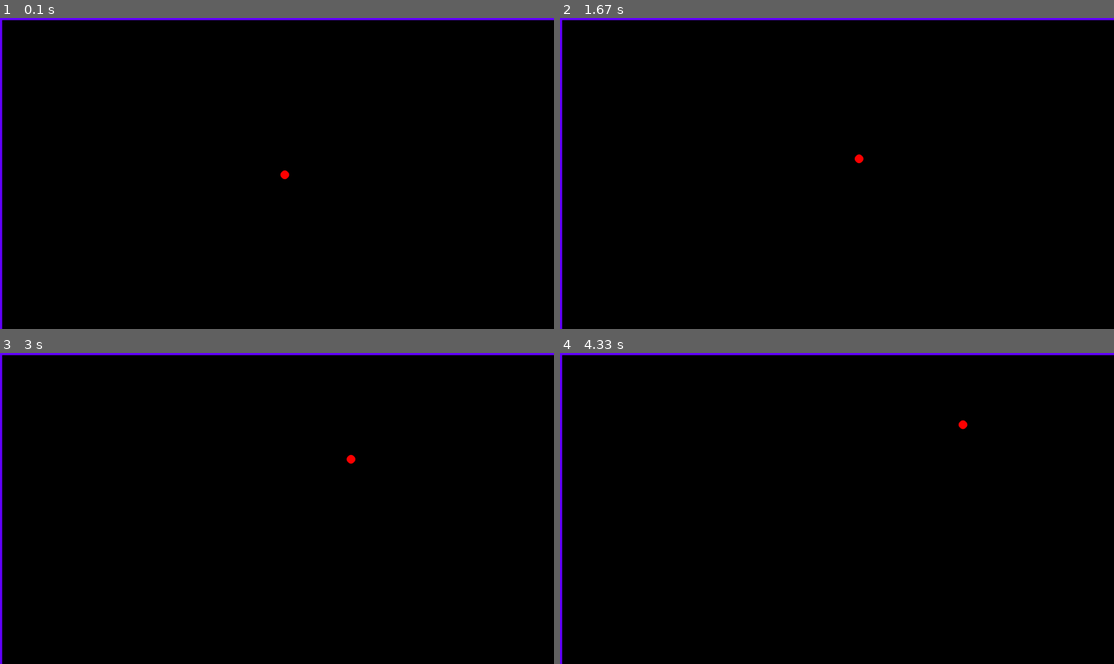
Above: before the commit, frames 1-4 (two rows, left to right).
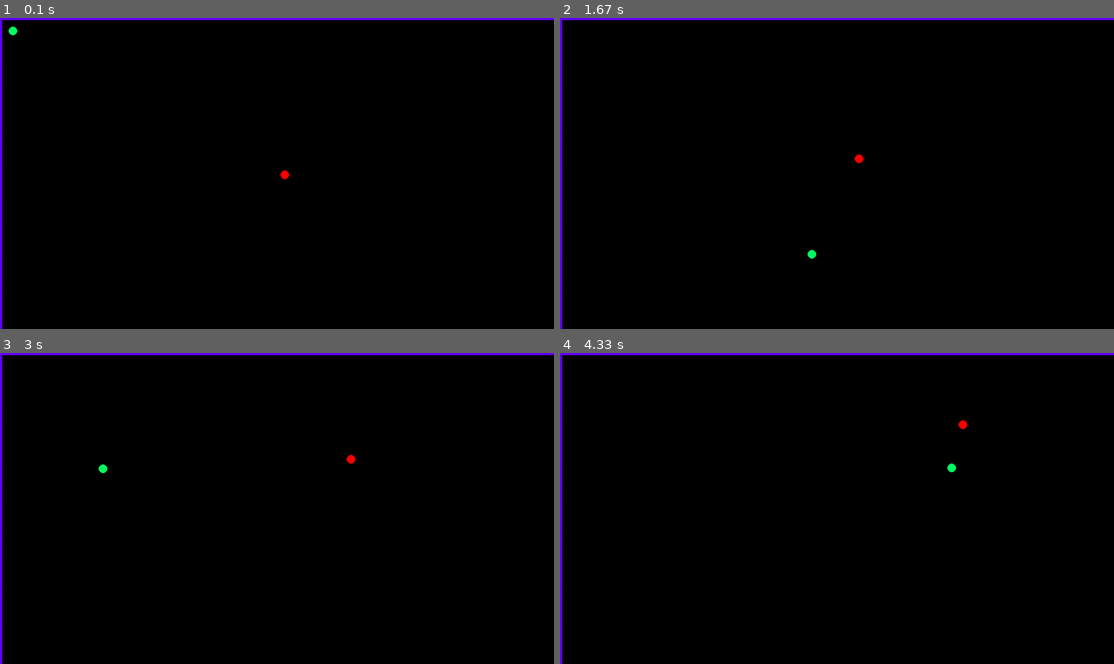
Above: after the commit, the same moments.

Repository: Freeroed/PythonSchoolProjects
Game: pygame game, started from PyGame/Pong.py
Two runs of this game, one before a commit and one after it. Both use one fixed random seed, a clock stepped at 60 frames per second and the inputs below.
Inputs (mouse positions are in pixels of both pictures, inside the frame that each line leads up to):
- Up to frame 1 (0.1 s): no input
- Up to frame 2 (1.67 s): press the mouse at (704, 176) at 0.37 s; move the mouse to (798, 207) at 0.47 s; release the mouse at (892, 241) at 0.6 s; tap Space at 0.73, 1.03 s; click (665, 126) at 0.75 s; click (692, 58) at 1.22 s; click (809, 254) at 1.55 s
- Up to frame 3 (3 s): click (487, 626) at 1.88 s; click (387, 483) at 2.22 s; click (448, 502) at 2.55 s; click (105, 468) at 2.88 s
- Up to frame 4 (4.33 s): click (958, 430) at 3.22 s; click (676, 489) at 3.55 s; click (715, 483) at 3.88 s; click (953, 468) at 4.22 s

The runs differ from the first frame. In frame 1, less than 0.1% of the frame differs, in the area x 1-4%, y 2-6%; in frame 2, less than 0.1%; in frame 3, less than 0.1%; in frame 4, less than 0.1%.

Commit message:
Добавлена змейка

Diff:
--- a/PyGame/Pong.py
+++ b/PyGame/Pong.py
@@ -56,6 +56,7 @@
 run = True
 
 bl = ball(window_w//2, window_h//2, 10, (255,0,0), random.randint(-20,20),random.randint(-20,20), 1)
+gamer_ball = ball (30,30, 10, (0,255,100), 0,0,1)
 #Основной цикл программы
 while run:
     clock.tick(30)
@@ -64,6 +65,11 @@
     for event in pygame.event.get():
         if event.type == pygame.QUIT:
             run = False
+        #Отработка движения мыши
+        if event.type == pygame.MOUSEMOTION:
+            mouse = pygame.mouse.get_pos()
+            gamer_ball.x = mouse[0]
+            gamer_ball.y = mouse[1]
     if keys[pygame.K_SPACE]:
         bl.spawnBall(window_w,window_h) #Спавн шарика
     if keys[pygame.K_ESCAPE]:
@@ -74,4 +80,5 @@
     pygame.draw.rect(window, (100,0,255), (window_w, window_h, -5, -window_h))
     pygame.draw.rect(window, (100,0,255), (window_w, window_h, -window_w, -5))
     bl.drawBall(window)
+    gamer_ball.drawBall(window)
     pygame.display.update()
--- /dev/null
+++ b/PyGame/Snake.py
@@ -0,0 +1,95 @@
+import pygame
+
+class snake(object):
+    def __init__(self, segments,speed_x,speed_y):
+        self.head = head
+        self.segments = segments
+        self.speed_x = speed_x
+        self.speed_y = speed_y
+
+    def draw(self, wind):
+        self.update()
+        self.head.draw(wind)
+        for segmen in self.segments:
+            segmen.draw(wind)
+
+
+    def update(self):
+        for i in range(len(self.segments)-1, 0, -1):
+            self.segments[i].x = self.segments[i-1].x
+            self.segments[i].y = self.segments[i-1].y
+        self.segments[0].x += self.speed_x
+        self.segments[0].y += self.speed_y
+class segment(object):
+    def __init__(self, x,y,colour):
+        self.x=x
+        self.y=y
+        self.color = colour
+
+
+    def draw(self, win):
+        pygame.draw.circle(win, self.color, (self.x, self.y), 10)
+
+#Умираем если трогаем границу
+def chek_dead(snake_head, win_w, win_h):
+    if snake_head.x-10<0:
+        return False
+    elif snake_head.x+10>win_w: return False
+    elif snake_head.y-10<0: return False
+    elif snake_head.x+10>win_h: return False
+    else: return True
+
+#Если дотрагиваемся до границы, телепортируемся
+def teleport(snake_head, win_w, win_h, spd_x,spd_y):
+    if snake_head.x-10+spd_x<0:
+        snake_head.x = win_w-10
+    elif snake_head.x+10+spd_x>win_w:
+        snake_head.x = 0+10
+    elif snake_head.y-10+spd_y<0:
+        snake_head.y = win_h-10
+    elif snake_head.y+10+spd_y>win_h:
+        snake_head.y = 0+10
+    return snake_head
+#Настройки окна
+window_w = 500
+window_h = 500
+window = pygame.display.set_mode((window_w,window_h))
+clock = pygame.time.Clock()
+run = True
+tick = 1
+game_speed=1
+head = segment(70,50, (255,0,0))
+seg = segment(50,50, (255,255,255))
+seg2 = segment(50,30, (255,255,0))
+seg3 = segment(50,10, (255,255,0))
+sn = snake([head,seg,seg2, seg3],20,0)
+while run:
+    clock.tick(30)
+    pygame.time.delay(10)
+    keys = pygame.key.get_pressed()
+    if tick == 31: tick = 1
+    for event in pygame.event.get():
+        if event.type == pygame.QUIT:
+            run = False
+    if (keys[pygame.K_DOWN] or keys[pygame.K_s]) and sn.speed_y==0:
+        sn.speed_x=0
+        sn.speed_y=20
+    if (keys[pygame.K_UP] or keys[pygame.K_w]) and sn.speed_y==0:
+        sn.speed_x=0
+        sn.speed_y=-20
+    if (keys[pygame.K_LEFT] or keys[pygame.K_a])and sn.speed_x==0:
+        sn.speed_x=-20
+        sn.speed_y=0
+    if (keys[pygame.K_RIGHT] or keys[pygame.K_d])and sn.speed_x==0:
+        sn.speed_x=20
+        sn.speed_y=0
+    sn.segments[0]=teleport(sn.segments[0], window_w, window_h, sn.speed_x, sn.speed_y)
+    if tick%10 == 0 :
+        window.fill((0,0,0))
+        sn.draw(window)
+        #run = chek_dead(sn.segments[0],window_w, window_h)
+
+        print("Update")
+    pygame.display.update()
+    print (tick)
+    tick+=1
